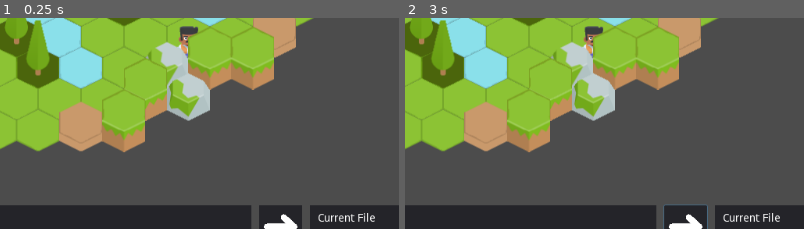
Above: before the commit, frames 1-2 (left to right).
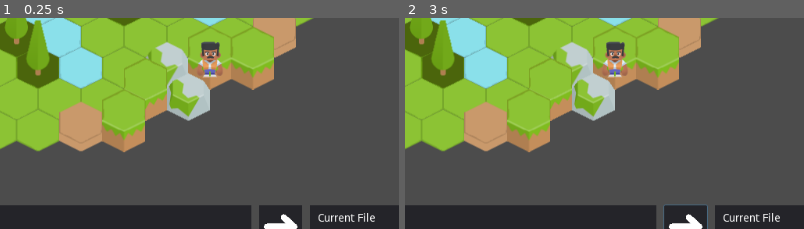
Above: after the commit, the same moments.

Repository: pitrak1/code-battle
Game: Godot game, scene res://Main.tscn
The game is run twice, just before and just after one commit, with the same random seed, the same clock (stepped at 60 frames per second) and the same inputs.
Inputs (mouse positions are % of the whole screen's width and height, from its top left):
- Up to frame 1 (0.25 s): no input
- Up to frame 2 (3 s): click (4, 93) at 0.5 s; click (4, 93) at 1.25 s; click (4, 93) at 2 s; click (70, 93) at 2.75 s
The pictures show only the part of the screen within x 34-84%, y 44-94%; the shares and areas given below are measured in that part.

The runs differ from the first frame. In frame 1, 1.2% of the frame differs, in the area x 44-56%, y 3-29%; in frame 2, 1.2%.

Commit message:
basic movement

Diff:
--- a/Actor.gd
+++ b/Actor.gd
@@ -7,15 +7,23 @@
 
 var __character_sprites
 
-func _ready():
-	__character_sprites = {
-		Consts.CHARACTERS.PALADIN: __paladin_sprite,
-		Consts.CHARACTERS.PRIEST: __priest_sprite,
-		Consts.CHARACTERS.ROGUE: __rogue_sprite,
-		Consts.CHARACTERS.WARRIOR: __warrior_sprite,
-	}
+var actor_name
+var __character_type
+var grid_position
 
-func set_character(character_type):
+func setup(__actor_name, character_type, __grid_position):
+	actor_name = __actor_name
+	__character_type = character_type
+	grid_position = __grid_position
+
+	if not __character_sprites:
+		__character_sprites = {
+			Consts.CHARACTERS.PALADIN: __paladin_sprite,
+			Consts.CHARACTERS.PRIEST: __priest_sprite,
+			Consts.CHARACTERS.ROGUE: __rogue_sprite,
+			Consts.CHARACTERS.WARRIOR: __warrior_sprite,
+		}
+
 	if character_type != null:
 		$Sprite.show()
 		$Sprite.texture = __character_sprites[character_type]
--- a/Actor.tscn
+++ b/Actor.tscn
@@ -6,4 +6,5 @@
 script = ExtResource( 1 )
 
 [node name="Sprite" type="Sprite" parent="."]
+position = Vector2( 0, -20 )
 scale = Vector2( 0.5, 0.5 )
--- a/Main.gd
+++ b/Main.gd
@@ -13,7 +13,8 @@
 	var world = worldScene.instance()
 	add_child(world)
 	world.setup(Consts.LEVEL_1)
-	world.place_actor(Consts.CHARACTERS.PALADIN, 5, 6)
+	world.create_and_place_actor("Paladin Boy", Consts.CHARACTERS.PALADIN, Vector2(3, 4))
+	world.move_actor("Paladin Boy", Vector2(6, 7))
 
 	$UI.setup(self)
 
--- a/Tile.gd
+++ b/Tile.gd
@@ -8,6 +8,7 @@
 var __water_sprite = preload("res://assets/water.png")
 
 var __tile_sprites
+var __actor
 
 func _ready():
 	__tile_sprites = {
@@ -23,7 +24,13 @@
 	$Sprite.texture = __tile_sprites[tile_type]
 
 func set_actor(actor):
-	add_child(actor)
+	if __actor:
+		remove_child(__actor)
+
+	if actor:
+		add_child(actor)
+
+	__actor = actor
 
 func highlight():
 	$HighlightSprite.show()
--- a/World.gd
+++ b/World.gd
@@ -34,8 +34,21 @@
 			start_position.y + Consts.TILE_ROW_HEIGHT * (i + 1)
 		)
 
-func place_actor(character_type, x, y):
+func create_and_place_actor(actor_name, character_type, grid_position):
 	var __actor = __actorScene.instance()
+	__actor.setup(actor_name, character_type, grid_position)
 	actors.push_back(__actor)
-	tiles[x][y].set_actor(__actor)
-	__actor.set_character(character_type)
+	tiles[grid_position.x][grid_position.y].set_actor(__actor)
+
+func move_actor(actor_name, grid_position):
+	var __actor
+	for actor in actors:
+		if actor.actor_name == actor_name:
+			__actor = actor
+			break
+
+	if __actor:
+		var __current_position = __actor.grid_position
+		tiles[__current_position.x][__current_position.y].set_actor(null)
+		__actor.grid_position = grid_position
+		tiles[grid_position.x][grid_position.y].set_actor(__actor)
